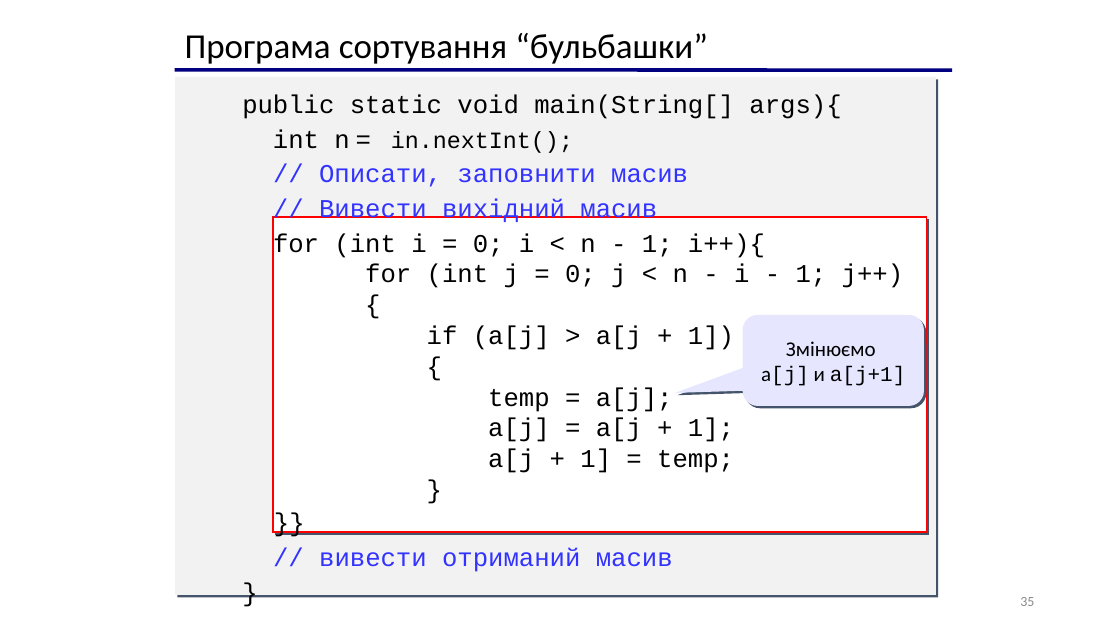
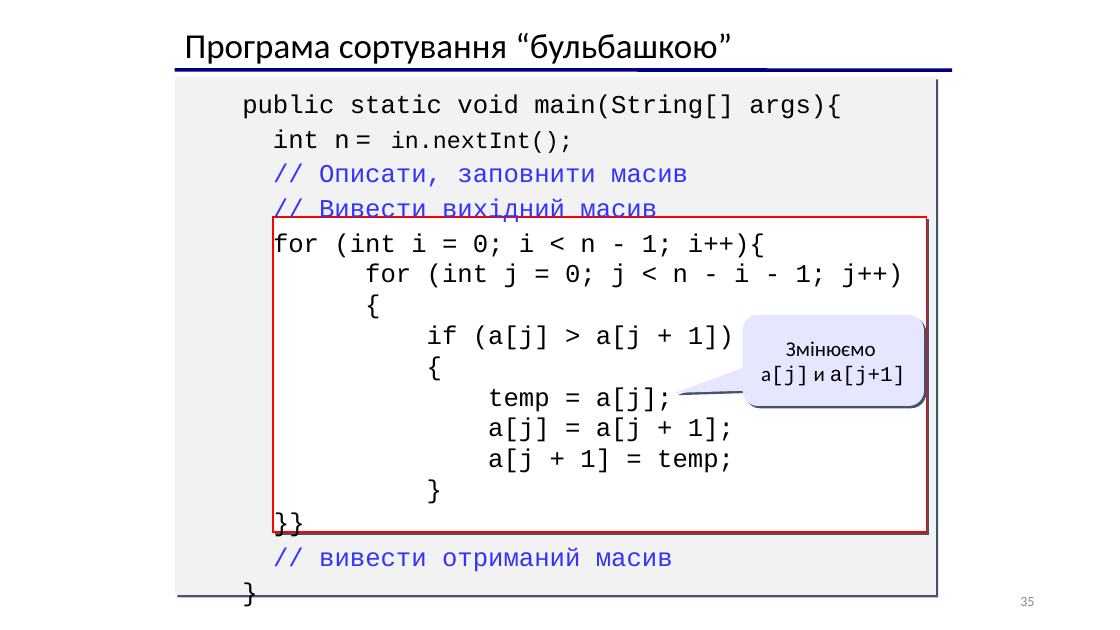
Before and after one commit to arg3ntuum/JavaCourse, a slide deck: slide 35 of Java Урок 6 Масиви.pptx. Drawn at 1120x630 pixels with LibreOffice and Linux fonts; fonts in the diff are those of the drawing. Boxes give left, top, right and bottom in pixels: in the first picture for what was removed or moved away, otherwise in the second. Text is boxed around its words. In the diff, an @@ line names an element or a change of style, - is before the commit and + after.

```diff
--- a/Java Урок 6 Масиви.pptx
+++ b/Java Урок 6 Масиви.pptx
@@ text at (185,33,732,64): text changed @@
-Програма сортування “бульбашки”
+Програма сортування “бульбашкою”
```
Also in this commit, not shown: 1 other slide changed, 1 other file.
